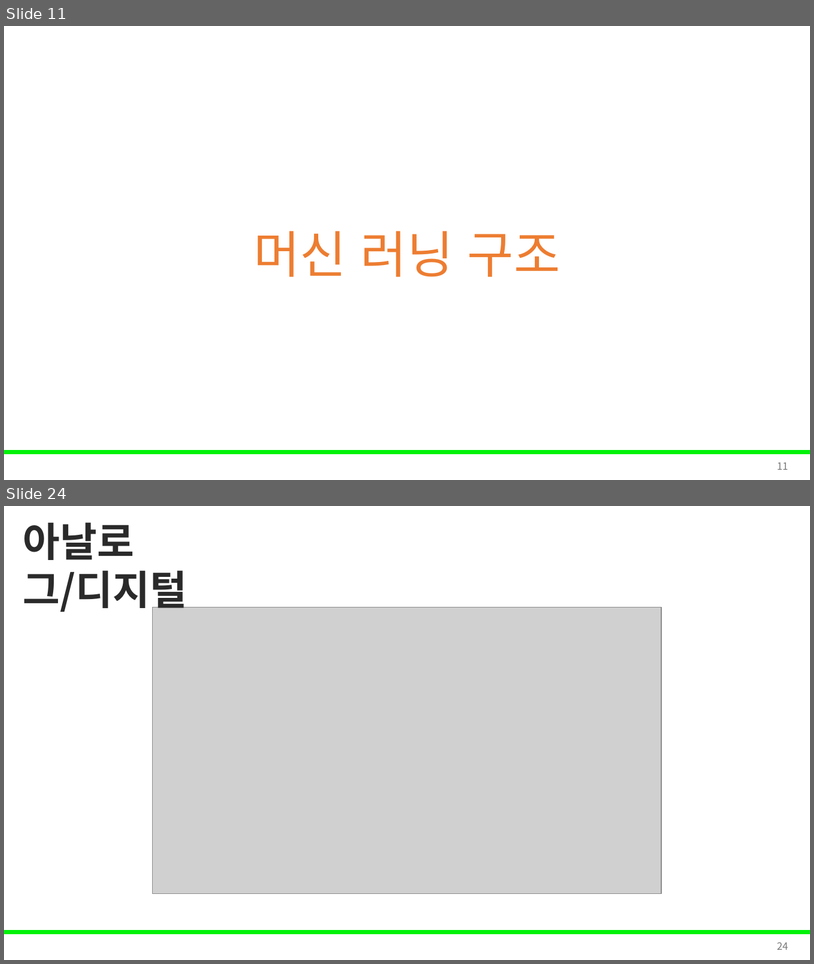
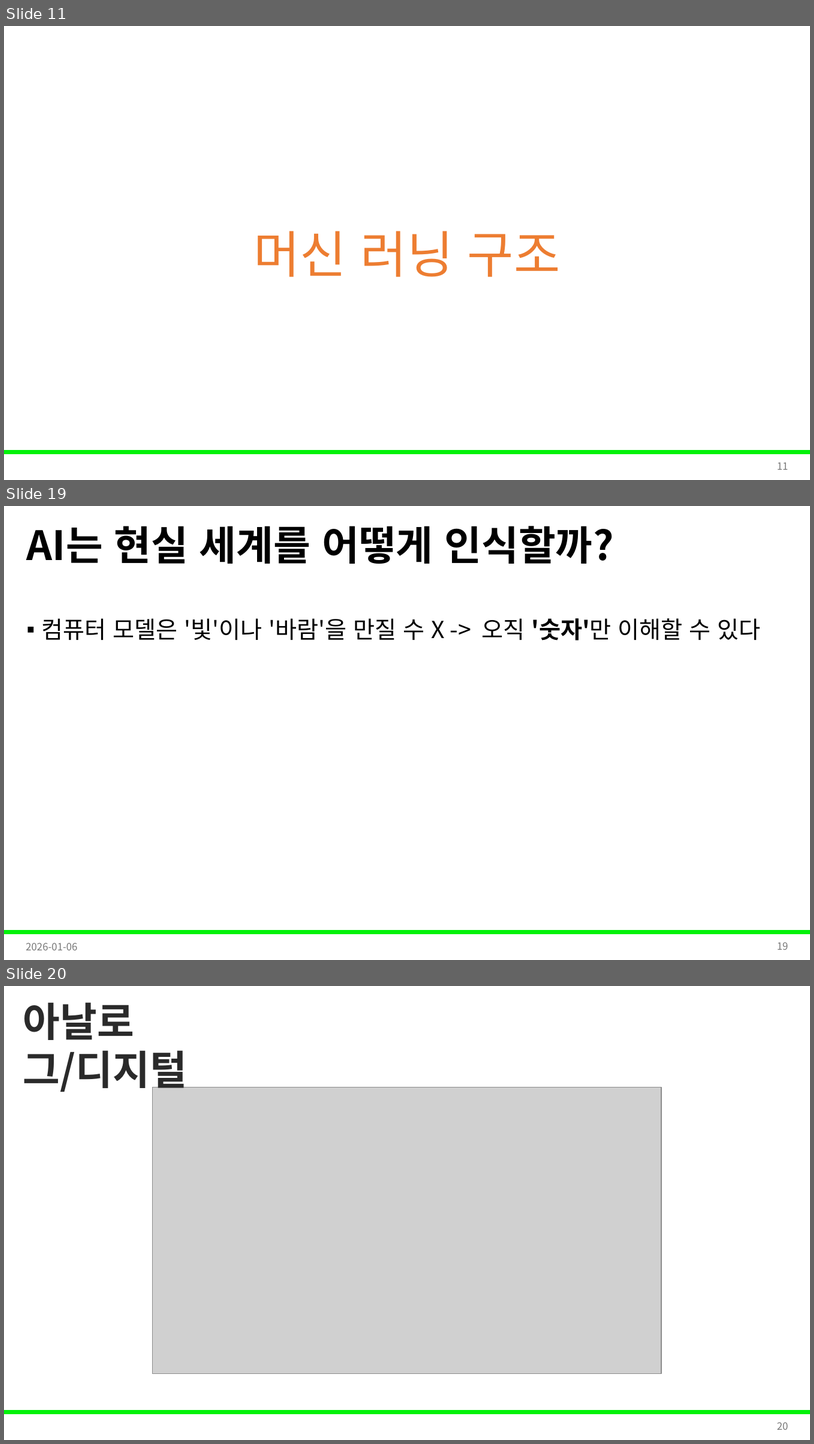
Before and after one commit to Leader-Lesson/KDT_RE_5th, a slide deck: material/5_AI/01_AI기초.pptx. Shown one above the other, each under a label of ours: slides 11 and 24 before the commit, slides 11, 19 and 20 after it; the slides between them are not shown. The pictures are 814x964 and 814x1444 pixels, drawn with LibreOffice and Linux fonts; fonts in the diff are those of the drawing; grey boxes stand for pictures; background and template pictures are left out. Boxes give left, top, right and bottom in pixels: in the first picture for what was removed or moved away, otherwise in the second. Text is boxed around its words. In the diff, an @@ line names an element or a change of style, - is before the commit and + after.

```diff
--- a/material/5_AI/01_AI기초.pptx
+++ b/material/5_AI/01_AI기초.pptx
@@ slide 19 added at box(4, 506, 810, 960), background #FFFFFF; not listed: 1 template element that a slide beside it also shows @@
@@ title added at box(27, 526, 614, 564), 48 pt, text #000000, bold @@
+AI는 현실 세계를 어떻게 인식할까?
@@ text added at box(42, 618, 761, 640), 28 pt, text #000000 @@
+▪ 컴퓨터 모델은 '빛'이나 '바람'을 만질 수 X -> 오직 '숫자'만 이해할 수 있다
@@ text added at box(26, 942, 77, 950), 12 pt, text #797979 @@
+2026-01-06
@@ page number added at box(777, 942, 789, 949), 12 pt, text #797979 @@
+19
@@ what was slide 24 is now slide 20 @@
@@ page number at box(777, 1422, 789, 1429): text changed @@
-24
+20
```
Also in this commit, not shown: 16 slides changed.
